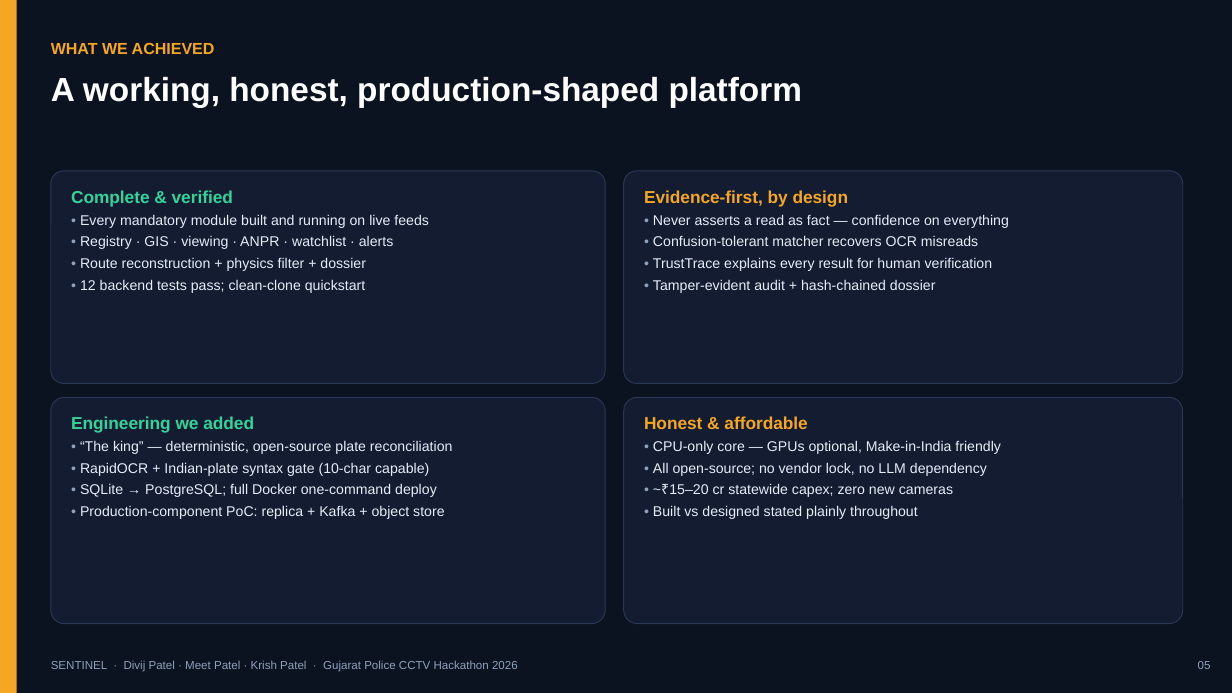
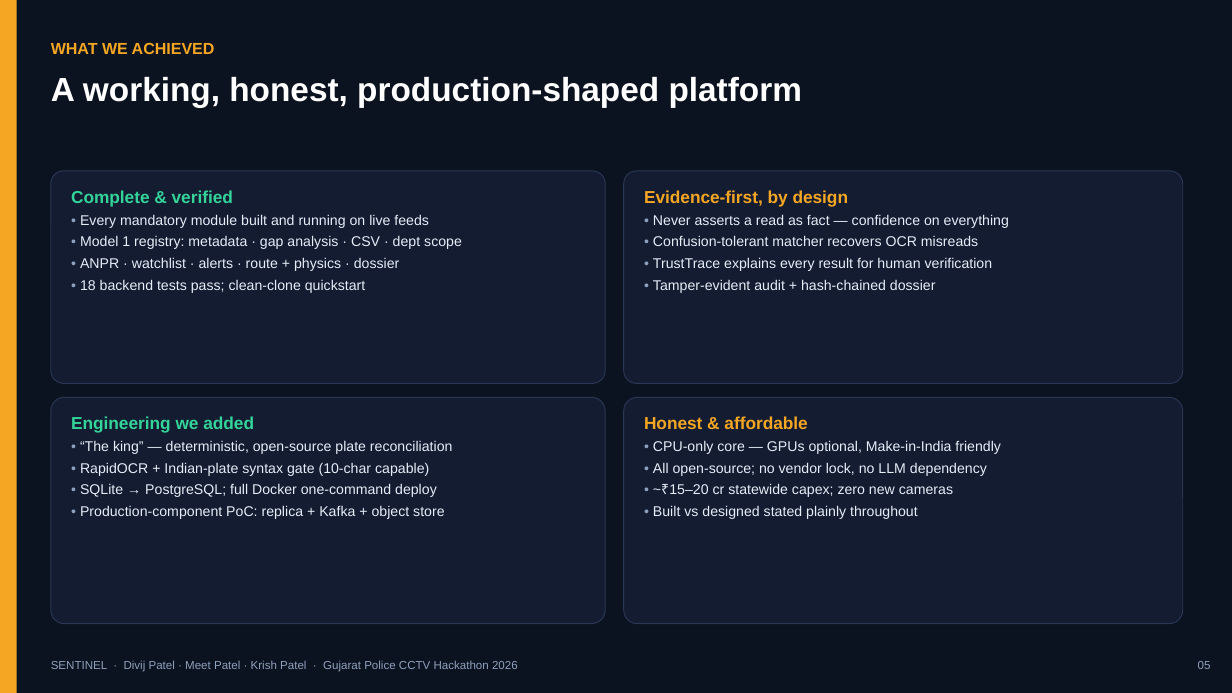
Before and after one commit to DIVIJ08070/sentinal, a slide deck: slide 6 of deliverables/SENTINEL_Presentation.pptx. Drawn at 1232x693 pixels with LibreOffice and Linux fonts; fonts in the diff are those of the drawing. Boxes give left, top, right and bottom in pixels: in the first picture for what was removed or moved away, otherwise in the second. Text is boxed around its words. In the diff, an @@ line names an element or a change of style, - is before the commit and + after.

Commit message:
feat: live video anpr studio, overnight 13m cycler, camera stability, and daytime footage integration

```diff
--- a/deliverables/SENTINEL_Presentation.pptx
+++ b/deliverables/SENTINEL_Presentation.pptx
@@ text at (80,235,462,293): text changed @@
-• Registry · GIS · viewing · ANPR · watchlist · alerts
-• Route reconstruction + physics filter + dossier
-• 12 backend tests pass; clean-clone quickstart
+• Model 1 registry: metadata · gap analysis · CSV · dept scope
+• ANPR · watchlist · alerts · route + physics · dossier
+• 18 backend tests pass; clean-clone quickstart
```
Also in this commit, not shown: 4 other slides changed, 26 other files.
